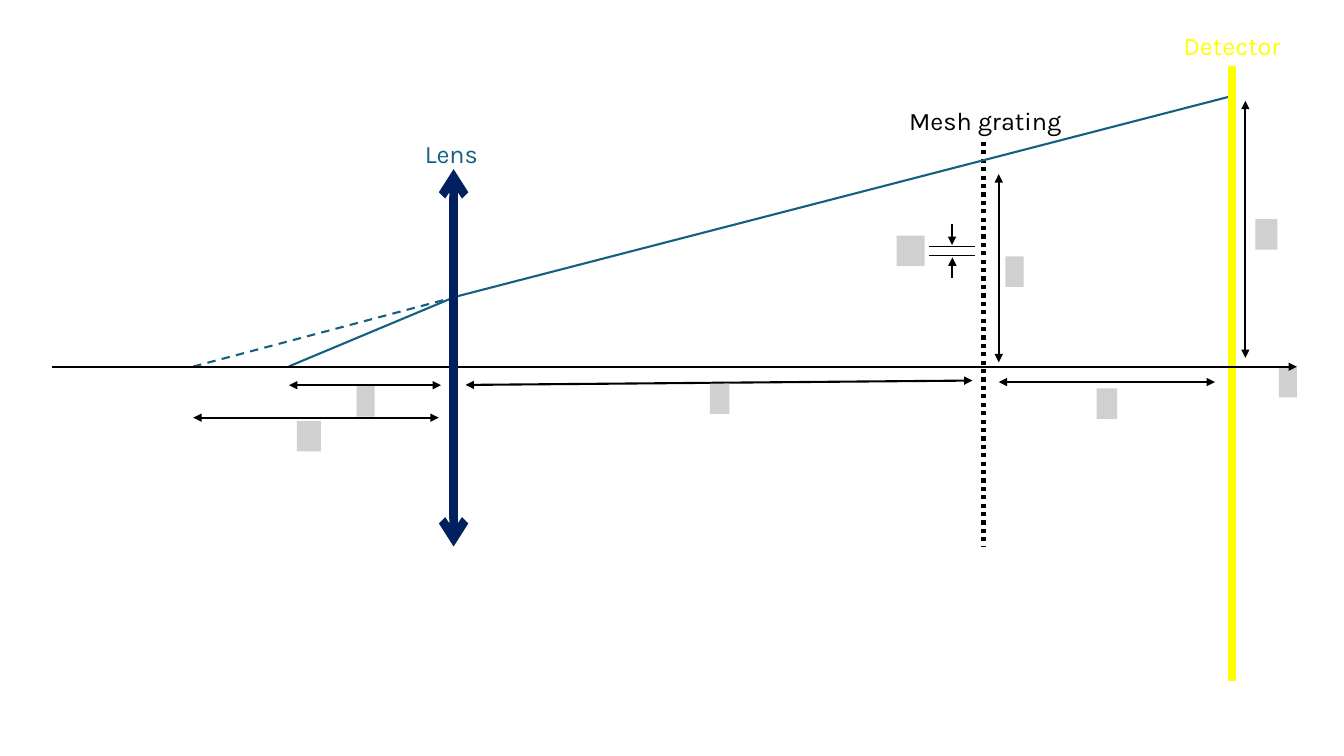
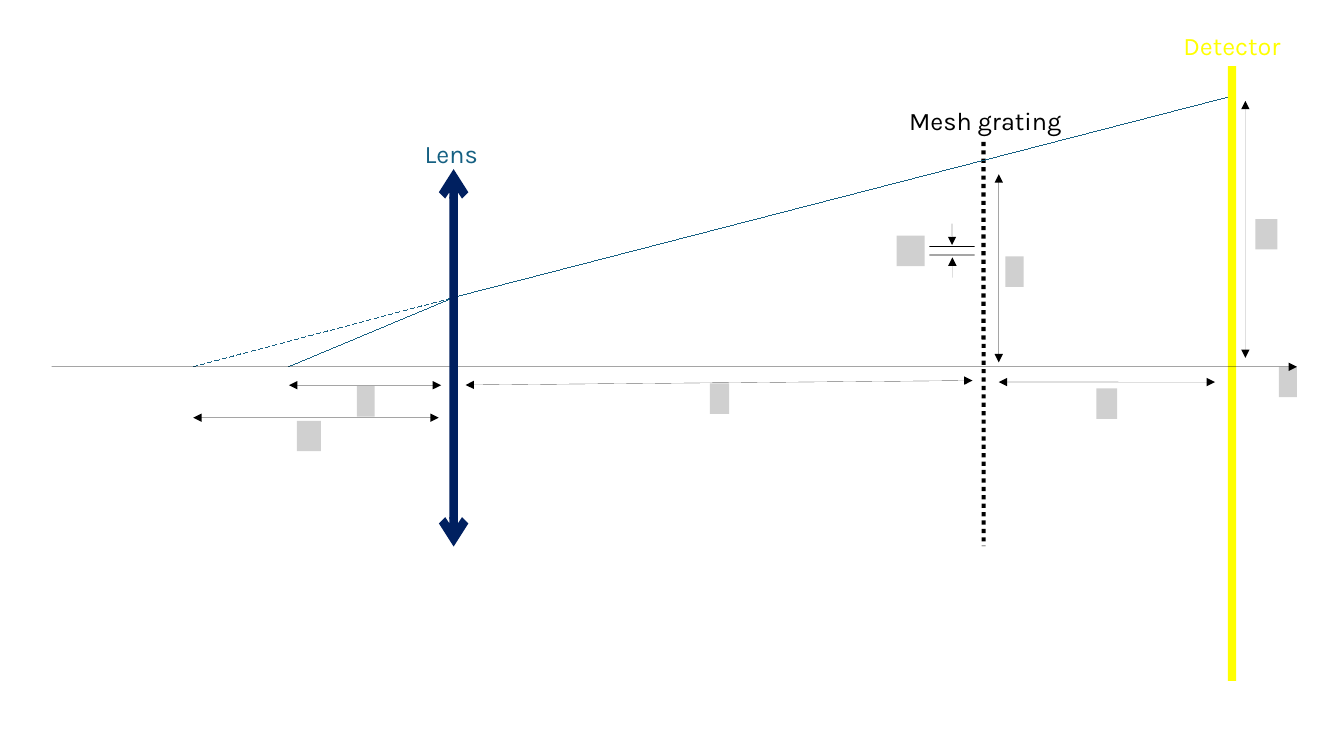
Before and after one commit to desdb6/Permanent_Magnet_Lens, a slide deck: slide 4 of report/Figures.pptx. Drawn at 1344x756 pixels with LibreOffice and Linux fonts; fonts in the diff are those of the drawing; grey boxes stand for pictures. Boxes give left, top, right and bottom in pixels: in the first picture for what was removed or moved away, otherwise in the second. Text is boxed around its words. In the diff, an @@ line names an element or a change of style, - is before the commit and + after.

```diff
--- a/report/Figures.pptx
+++ b/report/Figures.pptx
@@ line (1232, 96) - (455, 297): stroke #156082 1.5 pt to #156082 0.75 pt @@
@@ double arrow (1245, 358) - (1246, 101): stroke #000000 1.5 pt to #000000 0.75 pt @@
@@ double arrow (999, 362) - (999, 174): stroke #000000 1.5 pt to #000000 0.75 pt @@
@@ arrow (952, 224) - (953, 245): stroke #000000 1.5 pt to #000000 0.75 pt @@
@@ arrow (953, 277) - (953, 257): stroke #000000 1.5 pt to #000000 0.75 pt @@
@@ line (194, 367) - (455, 297): stroke #156082 1.5 pt dashed to #156082 0.75 pt dashed @@
@@ line (289, 367) - (453, 297): stroke #156082 1.5 pt to #156082 0.75 pt @@
@@ arrow (51, 367) - (1298, 367): stroke #000000 1.5 pt to #000000 0.75 pt @@
@@ double arrow (289, 385) - (442, 385): stroke #000000 1.5 pt to #000000 0.75 pt @@
@@ double arrow (466, 385) - (973, 381): stroke #000000 1.5 pt to #000000 0.75 pt @@
@@ double arrow (999, 382) - (1215, 382): stroke #000000 1.5 pt to #000000 0.75 pt @@
@@ double arrow (194, 417) - (439, 417): stroke #000000 1.5 pt to #000000 0.75 pt @@
```
Also in this commit, not shown: 6 other slides changed, 1 slide added, 1 slide removed, 15 other files.
